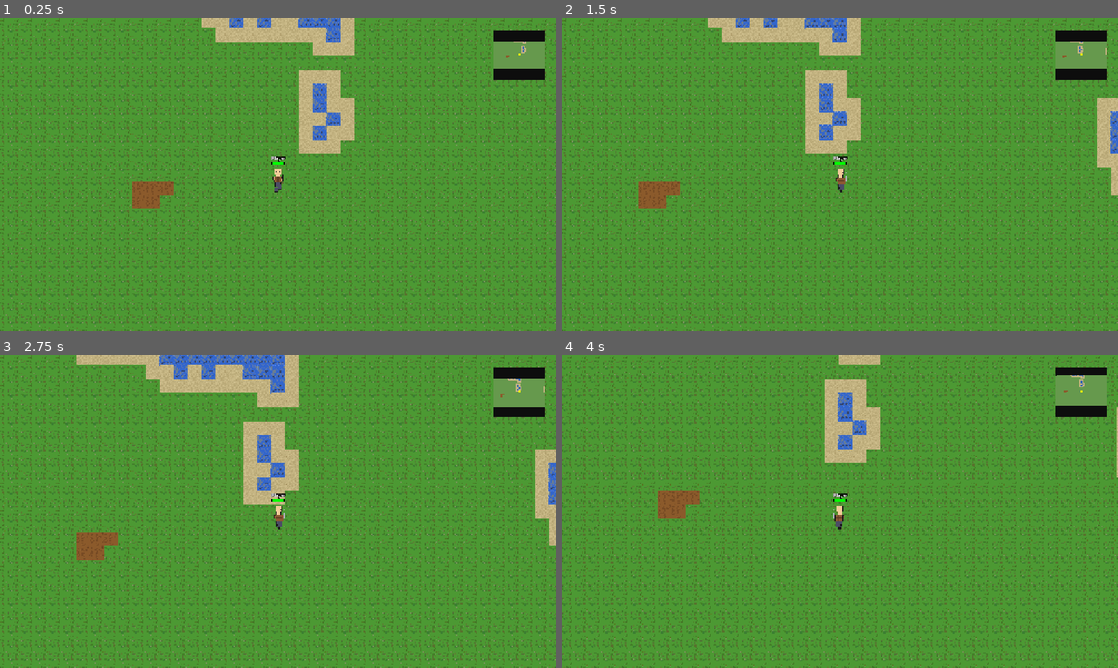
Above: before the commit, frames 1-4 (two rows, left to right).
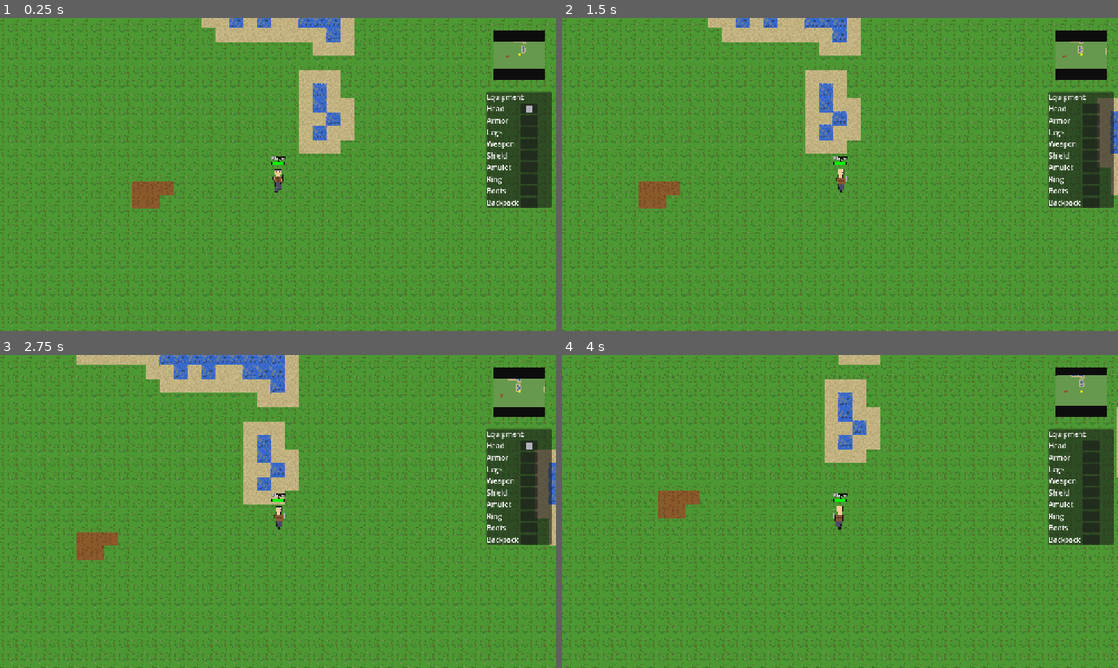
Above: after the commit, the same moments.

Repository: mattzanco/Trithia
Game: Godot game, scene res://scenes/main.tscn
Same seed, same stepped clock (60 frames per second), same inputs: the game is played once before the commit and once after it.
Inputs (mouse positions are in pixels of both pictures, inside the frame that each line leads up to):
- Up to frame 1 (0.25 s): no input
- Up to frame 2 (1.5 s): tap Enter at 0.5 s; move the mouse to (962, 158) at 0.52 s; hold D (move_right) 0.53-1.25 s; tap H at 0.6 s; click (962, 158) at 0.67 s; drag from (728, 190) to (812, 237) at 1.27 s
- Up to frame 3 (2.75 s): move the mouse to (333, 442) at 2.02 s; hold D (move_right) from 2.03 s (still down); hold Ctrl from 2.03 s (still down); click (333, 442) at 2.17 s; tap H at 2.3 s
- Up to frame 4 (4 s): release D (move_right) at 2.75 s; release Ctrl at 2.75 s; drag from (812, 574) to (673, 464) at 2.77 s; move the mouse to (1006, 558) at 3.52 s; hold A (move_left) from 3.53 s (still down); tap H at 3.6 s; click (1006, 558) at 3.67 s

The runs differ from the first frame. In frame 1, 4.4% of the frame differs, in the area x 49-100%, y 23-61%; in frame 2, 4.4%; in frame 3, 4.4%; in frame 4, 4.4%.

Commit message:
Add equipment UI and draggable helmet

Diff:
--- /dev/null
+++ b/scenes/ui/equipment_menu.tscn
@@ -0,0 +1,89 @@
+[gd_scene load_steps=2 format=3]
+
+[ext_resource type="Script" path="res://scripts/equipment_menu.gd" id="1_equipment_menu"]
+
+[node name="EquipmentMenu" type="Control"]
+custom_minimum_size = Vector2(150, 180)
+script = ExtResource("1_equipment_menu")
+
+[node name="Panel" type="PanelContainer" parent="."]
+anchors_preset = 15
+anchor_left = 0.0
+anchor_top = 0.0
+anchor_right = 1.0
+anchor_bottom = 1.0
+offset_left = 0.0
+offset_top = 0.0
+offset_right = 0.0
+offset_bottom = 0.0
+
+[node name="VBox" type="VBoxContainer" parent="Panel"]
+anchors_preset = 15
+anchor_left = 0.0
+anchor_top = 0.0
+anchor_right = 1.0
+anchor_bottom = 1.0
+offset_left = 6.0
+offset_top = 6.0
+offset_right = -6.0
+offset_bottom = -6.0
+
+[node name="Title" type="Label" parent="Panel/VBox"]
+text = "Equipment"
+
+[node name="Slots" type="GridContainer" parent="Panel/VBox"]
+columns = 2
+
+[node name="HeadLabel" type="Label" parent="Panel/VBox/Slots"]
+text = "Head"
+
+[node name="HeadSlot" type="Panel" parent="Panel/VBox/Slots"]
+custom_minimum_size = Vector2(40, 18)
+
+[node name="ArmorLabel" type="Label" parent="Panel/VBox/Slots"]
+text = "Armor"
+
+[node name="ArmorSlot" type="Panel" parent="Panel/VBox/Slots"]
+custom_minimum_size = Vector2(40, 18)
+
+[node name="LegsLabel" type="Label" parent="Panel/VBox/Slots"]
+text = "Legs"
+
+[node name="LegsSlot" type="Panel" parent="Panel/VBox/Slots"]
+custom_minimum_size = Vector2(40, 18)
+
+[node name="WeaponLabel" type="Label" parent="Panel/VBox/Slots"]
+text = "Weapon"
+
+[node name="WeaponSlot" type="Panel" parent="Panel/VBox/Slots"]
+custom_minimum_size = Vector2(40, 18)
+
+[node name="ShieldLabel" type="Label" parent="Panel/VBox/Slots"]
+text = "Shield"
+
+[node name="ShieldSlot" type="Panel" parent="Panel/VBox/Slots"]
+custom_minimum_size = Vector2(40, 18)
+
+[node name="AmuletLabel" type="Label" parent="Panel/VBox/Slots"]
+text = "Amulet"
+
+[node name="AmuletSlot" type="Panel" parent="Panel/VBox/Slots"]
+custom_minimum_size = Vector2(40, 18)
+
+[node name="RingLabel" type="Label" parent="Panel/VBox/Slots"]
+text = "Ring"
+
+[node name="RingSlot" type="Panel" parent="Panel/VBox/Slots"]
+custom_minimum_size = Vector2(40, 18)
+
+[node name="BootsLabel" type="Label" parent="Panel/VBox/Slots"]
+text = "Boots"
+
+[node name="BootsSlot" type="Panel" parent="Panel/VBox/Slots"]
+custom_minimum_size = Vector2(40, 18)
+
+[node name="BackpackLabel" type="Label" parent="Panel/VBox/Slots"]
+text = "Backpack"
+
+[node name="BackpackSlot" type="Panel" parent="Panel/VBox/Slots"]
+custom_minimum_size = Vector2(40, 18)
--- a/scenes/ui/mini_map.tscn
+++ b/scenes/ui/mini_map.tscn
@@ -1,6 +1,7 @@
-[gd_scene load_steps=2 format=3 uid="uid://b5vqy8r3nxc8q"]
+[gd_scene load_steps=3 format=3 uid="uid://b5vqy8r3nxc8q"]
 
 [ext_resource type="Script" path="res://scripts/mini_map.gd" id="1_x8v7m"]
+[ext_resource type="PackedScene" path="res://scenes/ui/equipment_menu.tscn" id="2_equipment"]
 
 [node name="MiniMapLayer" type="CanvasLayer"]
 layer = 100
@@ -19,3 +20,16 @@
 offset_bottom = 160.0
 grow_horizontal = 0
 script = ExtResource("1_x8v7m")
+
+[node name="EquipmentMenu" parent="." instance=ExtResource("2_equipment")]
+layout_mode = 1
+anchors_preset = 1
+anchor_left = 1.0
+anchor_top = 0.0
+anchor_right = 1.0
+anchor_bottom = 0.0
+offset_left = -160.0
+offset_top = 170.0
+offset_right = -10.0
+offset_bottom = 350.0
+grow_horizontal = 0
--- a/scripts/dead_body.gd
+++ b/scripts/dead_body.gd
@@ -1,116 +1,11 @@
-extends Area2D
+extends "res://scripts/draggable_item.gd"
 
 # Visual representation of a dead orc
 
-const TILE_SIZE = 32
-
-var is_dragging = false
-var drag_offset = Vector2.ZERO
-var original_position = Vector2.ZERO
-var world = null
-var player = null
-
 func _ready():
-	input_pickable = true
-	world = get_world_node()
-	player = get_player_node()
-	ensure_collision_shape()
-	set_process_input(true)
+	super._ready()
 	# Make sure the body is drawn when added to the scene
 	queue_redraw()
-
-func _input(event):
-	handle_drag_input(event)
-
-func get_world_node() -> Node:
-	var parent = get_parent()
-	if parent:
-		if parent.name == "World":
-			return parent
-		var world_node = parent.get_node_or_null("World")
-		if world_node:
-			return world_node
-	return get_tree().get_root().find_child("World", true, false)
-
-func get_player_node() -> Node:
-	var parent = get_parent()
-	if parent:
-		var player_node = parent.get_node_or_null("Player")
-		if player_node:
-			return player_node
-	return get_tree().get_root().find_child("Player", true, false)
-
-func ensure_collision_shape():
-	if get_node_or_null("CollisionShape2D"):
-		return
-	var collision = CollisionShape2D.new()
-	var shape = RectangleShape2D.new()
-	shape.size = Vector2(32, 32)
-	collision.shape = shape
-	collision.position = Vector2(0, 16)
-	add_child(collision)
-
-func _input_event(_viewport, event, _shape_idx):
-	handle_drag_input(event)
-
-func _unhandled_input(event):
-	# Fallback in case Area2D input events aren't firing
-	handle_drag_input(event)
-
-func handle_drag_input(event):
-	if event is InputEventMouseButton and event.button_index == MOUSE_BUTTON_LEFT:
-		var mouse_pos = get_global_mouse_position()
-		if event.pressed:
-			if get_pick_rect().has_point(mouse_pos) and can_player_drag():
-				is_dragging = true
-				original_position = global_position
-				drag_offset = global_position - mouse_pos
-				get_viewport().set_input_as_handled()
-		else:
-			if is_dragging:
-				is_dragging = false
-				finish_drop()
-				get_viewport().set_input_as_handled()
-	elif event is InputEventMouseMotion and is_dragging:
-		var mouse_pos = get_global_mouse_position()
-		global_position = mouse_pos + drag_offset
-		get_viewport().set_input_as_handled()
-
-func get_pick_rect() -> Rect2:
-	# Approximate clickable area based on the drawn body
-	return Rect2(global_position + Vector2(-16, 0), Vector2(32, 32))
-
-func can_player_drag() -> bool:
-	if player == null:
-		player = get_player_node()
-	if player == null:
-		return false
-	var player_tile = get_tile_coords(player.global_position)
-	var body_tile = get_tile_coords(global_position)
-	var dx = abs(player_tile.x - body_tile.x)
-	var dy = abs(player_tile.y - body_tile.y)
-	# Must be adjacent (including diagonals), not the same tile
-	return (dx <= 1 and dy <= 1) and not (dx == 0 and dy == 0)
-
-func get_tile_coords(world_position: Vector2) -> Vector2i:
-	return Vector2i(int(floor(world_position.x / TILE_SIZE)), int(floor(world_position.y / TILE_SIZE)))
-
-func finish_drop():
-	var snapped_position = snap_to_tile_center(global_position)
-	if is_drop_valid(snapped_position):
-		global_position = snapped_position
-	else:
-		global_position = original_position
-
-func snap_to_tile_center(world_position: Vector2) -> Vector2:
-	var tile_x = round(world_position.x / TILE_SIZE)
-	var tile_y = round(world_position.y / TILE_SIZE)
-	return Vector2(tile_x * TILE_SIZE + TILE_SIZE / 2, tile_y * TILE_SIZE + TILE_SIZE / 2)
-
-func is_drop_valid(world_position: Vector2) -> bool:
-	if world and world.has_method("is_walkable"):
-		return world.is_walkable(world_position)
-	return true
 
 func _draw():
 	# Draw a dead orc lying sideways (pale green) centered in tile
--- /dev/null
+++ b/scripts/draggable_item.gd
@@ -0,0 +1,115 @@
+extends Area2D
+class_name DraggableItem
+
+const TILE_SIZE = 32
+
+@export var requires_adjacent = true
+@export var allow_diagonal_adjacent = true
+@export var pick_rect_size = Vector2(32, 32)
+@export var pick_rect_offset = Vector2(-16, 0)
+
+var is_dragging = false
+var drag_offset = Vector2.ZERO
+var original_position = Vector2.ZERO
+var world = null
+var player = null
+
+func _ready():
+	input_pickable = true
+	world = get_world_node()
+	player = get_player_node()
+	ensure_collision_shape()
+	set_process_input(true)
+
+func _input(event):
+	handle_drag_input(event)
+
+func _unhandled_input(event):
+	# Fallback in case Area2D input events aren't firing
+	handle_drag_input(event)
+
+func handle_drag_input(event):
+	if event is InputEventMouseButton and event.button_index == MOUSE_BUTTON_LEFT:
+		var mouse_pos = get_global_mouse_position()
+		if event.pressed:
+			if get_pick_rect().has_point(mouse_pos) and can_player_drag():
+				is_dragging = true
+				original_position = global_position
+				drag_offset = global_position - mouse_pos
+				get_viewport().set_input_as_handled()
+		else:
+			if is_dragging:
+				is_dragging = false
+				finish_drop()
+				get_viewport().set_input_as_handled()
+	elif event is InputEventMouseMotion and is_dragging:
+		var mouse_pos = get_global_mouse_position()
+		global_position = mouse_pos + drag_offset
+		get_viewport().set_input_as_handled()
+
+func finish_drop():
+	var snapped_position = snap_to_tile_center(global_position)
+	if is_drop_valid(snapped_position):
+		global_position = snapped_position
+	else:
+		global_position = original_position
+
+func snap_to_tile_center(world_position: Vector2) -> Vector2:
+	var tile_x = round(world_position.x / TILE_SIZE)
+	var tile_y = round(world_position.y / TILE_SIZE)
+	return Vector2(tile_x * TILE_SIZE + TILE_SIZE / 2, tile_y * TILE_SIZE + TILE_SIZE / 2)
+
+func is_drop_valid(world_position: Vector2) -> bool:
+	if world and world.has_method("is_walkable"):
+		return world.is_walkable(world_position)
+	return true
+
+func get_pick_rect() -> Rect2:
+	# Approximate clickable area based on the drawn item
+	return Rect2(global_position + pick_rect_offset, pick_rect_size)
+
+func can_player_drag() -> bool:
+	if not requires_adjacent:
+		return true
+	if player == null:
+		player = get_player_node()
+	if player == null:
+		return false
+	var player_tile = get_tile_coords(player.global_position)
+	var item_tile = get_tile_coords(global_position)
+	var dx = abs(player_tile.x - item_tile.x)
+	var dy = abs(player_tile.y - item_tile.y)
+	if allow_diagonal_adjacent:
+		return (dx <= 1 and dy <= 1) and not (dx == 0 and dy == 0)
+	return (dx + dy) == 1
+
+func get_tile_coords(world_position: Vector2) -> Vector2i:
+	return Vector2i(int(floor(world_position.x / TILE_SIZE)), int(floor(world_position.y / TILE_SIZE)))
+
+func ensure_collision_shape():
+	var collision = get_node_or_null("CollisionShape2D")
+	if collision == null:
+		collision = CollisionShape2D.new()
+		add_child(collision)
+	var shape = RectangleShape2D.new()
+	shape.size = pick_rect_size
+	collision.shape = shape
+	collision.position = pick_rect_offset + pick_rect_size / 2.0
+
+func get_world_node() -> Node:
+	var parent = get_parent()
+	if parent:
+		if parent.name == "World":
+			return parent
+		var world_node = parent.get_node_or_null("World")
+		if world_node:
+			return world_node
+	return get_tree().get_root().find_child("World", true, false)
+
+func get_player_node() -> Node:
+	var parent = get_parent()
+	if parent:
+		var player_node = parent.get_node_or_null("Player")
+		if player_node:
+			return player_node
+	return get_tree().get_root().find_child("Player", true, false)
--- /dev/null
+++ b/scripts/equipment_menu.gd
@@ -0,0 +1,170 @@
+extends Control
+
+const TILE_SIZE = 32
+
+@export var helmet_color := Color(0.7, 0.7, 0.75)
+
+var player = null
+var head_slot: Control
+var helmet_icon: ColorRect
+
+var is_dragging = false
+var drag_offset = Vector2.ZERO
+var helmet_world_item = null
+
+func _ready():
+	player = get_player_node()
+	head_slot = $Panel/VBox/Slots/HeadSlot
+	ensure_helmet_icon()
+	set_process_input(true)
+	set_process(true)
+	update_helmet_visual()
+
+func _process(_delta):
+	# Keep UI in sync when not dragging
+	if not is_dragging:
+		update_helmet_visual()
+
+func _input(event):
+	if event is InputEventMouseButton and event.button_index == MOUSE_BUTTON_LEFT:
+		if event.pressed:
+			if is_mouse_on_helmet_icon() or is_mouse_on_head_slot():
+				if is_helmet_equipped():
+					start_drag(event.global_position)
+					get_viewport().set_input_as_handled()
+		else:
+			if is_dragging:
+				finish_drag(event.global_position)
+				get_viewport().set_input_as_handled()
+	elif event is InputEventMouseMotion and is_dragging:
+		move_icon(event.global_position)
+		get_viewport().set_input_as_handled()
+
+func ensure_helmet_icon():
+	if helmet_icon != null:
+		return
+	helmet_icon = ColorRect.new()
+	helmet_icon.color = helmet_color
+	helmet_icon.size = Vector2(16, 16)
+	helmet_icon.mouse_filter = Control.MOUSE_FILTER_IGNORE
+	add_child(helmet_icon)
+
+func update_helmet_visual():
+	if helmet_icon == null:
+		return
+	if is_helmet_equipped():
+		helmet_icon.visible = true
+		position_icon_in_slot()
+	else:
+		helmet_icon.visible = false
+
+func position_icon_in_slot():
+	var slot_rect = get_head_slot_rect()
+	var icon_pos = slot_rect.position + (slot_rect.size - helmet_icon.size) / 2.0
+	helmet_icon.global_position = icon_pos
+
+func start_drag(mouse_pos: Vector2):
+	is_dragging = true
+	drag_offset = helmet_icon.global_position - mouse_pos
+
+func move_icon(mouse_pos: Vector2):
+	helmet_icon.global_position = mouse_pos + drag_offset
+
+func finish_drag(mouse_pos: Vector2):
+	is_dragging = false
+	if is_point_in_rect(mouse_pos, get_head_slot_rect()):
+		set_helmet_equipped(true)
+		position_icon_in_slot()
+	else:
+		set_helmet_equipped(false)
+		spawn_helmet_in_world_at(mouse_pos)
+
+func is_helmet_equipped() -> bool:
+	return player != null and player.has_helmet
+
+func set_helmet_equipped(equipped: bool):
+	if player and player.has_method("set_helmet_equipped"):
+		player.set_helmet_equipped(equipped)
+	if equipped:
+		remove_world_helmet()
+	update_helmet_visual()
+
+func is_mouse_on_head_slot() -> bool:
+	return is_point_in_rect(get_global_mouse_position(), get_head_slot_rect())
+
+func is_mouse_on_helmet_icon() -> bool:
+	if helmet_icon == null or not helmet_icon.visible:
+		return false
+	var rect = Rect2(helmet_icon.global_position, helmet_icon.size)
+	return rect.has_point(get_global_mouse_position())
+
+func get_head_slot_rect() -> Rect2:
+	return Rect2(head_slot.global_position, head_slot.size)
+
+func is_point_in_rect(point: Vector2, rect: Rect2) -> bool:
+	return rect.has_point(point)
+
+func get_player_node() -> Node:
+	var root = get_tree().root.get_child(get_tree().root.get_child_count() - 1)
+	return root.find_child("Player", true, false)
+
+func get_world_node() -> Node:
+	var root = get_tree().root.get_child(get_tree().root.get_child_count() - 1)
+	return root.find_child("World", true, false)
+
+func spawn_helmet_in_world_at(screen_pos: Vector2):
+	if helmet_world_item != null:
+		return
+	if player == null:
+		player = get_player_node()
+	if player == null:
+		return
+	var world = get_world_node()
+	if world == null:
+		return
+	var helmet_item = Area2D.new()
+	helmet_item_setup(helmet_item)
+	# Place at mouse drop tile in world space
+	var world_pos = screen_to_world_position(screen_pos)
+	var snapped = snap_to_tile_center(world_pos)
+	helmet_item.position = snapped
+	helmet_item.z_index = 0
+	world.add_child(helmet_item)
+	helmet_world_item = helmet_item
+	helmet_item.tree_exited.connect(func():
+		if helmet_world_item == helmet_item:
+			helmet_world_item = null
+	)
+
+func snap_to_tile_center(world_position: Vector2) -> Vector2:
+	var tile_x = round(world_position.x / TILE_SIZE)
+	var tile_y = round(world_position.y / TILE_SIZE)
+	return Vector2(tile_x * TILE_SIZE + TILE_SIZE / 2, tile_y * TILE_SIZE + TILE_SIZE / 2)
+
+func screen_to_world_position(screen_pos: Vector2) -> Vector2:
+	var viewport = get_viewport()
+	if viewport == null:
+		return screen_pos
+	var camera = viewport.get_camera_2d()
+	if camera and camera.has_method("screen_to_world"):
+		return camera.screen_to_world(screen_pos)
+	# Fallback for CanvasLayer/UI transforms
+	var canvas_transform = viewport.get_canvas_transform()
+	return canvas_transform.affine_inverse() * screen_pos
+
+func helmet_item_setup(helmet_item: Area2D):
+	var helmet_script = load("res://scripts/helmet_item.gd")
+	helmet_item.set_script(helmet_script)
+
+func remove_world_helmet():
+	if helmet_world_item != null:
+		helmet_world_item.queue_free()
+		helmet_world_item = null
+
+func try_equip_helmet_from_world(item: Node) -> bool:
+	if not is_point_in_rect(get_global_mouse_position(), get_head_slot_rect()):
+		return false
+	set_helmet_equipped(true)
+	if item:
+		item.queue_free()
+	return true
--- /dev/null
+++ b/scripts/helmet_item.gd
@@ -0,0 +1,35 @@
+extends "res://scripts/draggable_item.gd"
+
+signal dropped_on_slot(item)
+
+# World helmet item
+
+func _ready():
+	super._ready()
+	queue_redraw()
+	# Allow equip without adjacency when dragging onto UI
+	requires_adjacent = true
+
+func _draw():
+	# Simple helmet icon (metal gray)
+	var metal = Color(0.7, 0.7, 0.75)
+	var outline = Color(0.1, 0.1, 0.1)
+	# Dome
+	draw_rect(Rect2(6, 4, 20, 10), metal)
+	draw_rect(Rect2(6, 4, 20, 10), outline, false, 1.0)
+	# Rim
+	draw_rect(Rect2(6, 12, 20, 4), metal)
+	draw_rect(Rect2(6, 12, 20, 4), outline, false, 1.0)
+
+func finish_drop():
+	if try_equip_in_ui():
+		return
+	super.finish_drop()
+
+func try_equip_in_ui() -> bool:
+	var equip_menu = get_tree().get_root().find_child("EquipmentMenu", true, false)
+	if equip_menu == null:
+		return false
+	if equip_menu.has_method("try_equip_helmet_from_world"):
+		return equip_menu.try_equip_helmet_from_world(self)
+	return false
--- a/scripts/player.gd
+++ b/scripts/player.gd
@@ -13,6 +13,9 @@
 var current_direction = Vector2.DOWN  # Track current facing direction
 var last_input_direction = Vector2.ZERO  # Track previous frame's input direction
 var last_path_direction = Vector2.ZERO  # Track previous pathfinding step's direction
+
+@export var start_with_helmet = true
+var has_helmet = true
 
 # Health system
 var max_health = 100
@@ -35,6 +38,7 @@
 var attack_timer = 0.0  # Current attack cooldown timer
 
 func _ready():
+	has_helmet = start_with_helmet
 	# Create animated sprite with walking animations
 	create_player_animations()
 
@@ -168,6 +172,15 @@
 	for x in range(8, 24):
 		img.set_pixel(x, 11, outline)
 		img.set_pixel(x, 24, outline)
+
+	# Helmet (if equipped)
+	if has_helmet:
+		for y in range(12, 16):
+			for x in range(9, 23):
+				img.set_pixel(x, y, metal)
+		# Helmet rim
+		for x in range(9, 23):
+			img.set_pixel(x, 12, outline)
 
 	# Eyes (rows 16-18)
 	for y in range(16, 19):
@@ -336,6 +349,15 @@
 	for x in range(8, 24):
 		img.set_pixel(x, 11, outline)
 		img.set_pixel(x, 24, outline)
+
+	# Helmet (if equipped)
+	if has_helmet:
+		for y in range(12, 16):
+			for x in range(9, 23):
+				img.set_pixel(x, y, metal)
+		# Helmet rim
+		for x in range(9, 23):
+			img.set_pixel(x, 12, outline)
 
 	# Neck - rows 24-27
 	for y in range(24, 28):  # Extended to fill gap
@@ -992,6 +1014,19 @@
 			img.set_pixel(x, 11, outline)
 			img.set_pixel(x, 24, outline)
 
+	# Helmet (if equipped)
+	if has_helmet:
+		for y in range(12, 16):
+			for dx in range(14):
+				var xh = base_x + (dx - 6) * dir
+				if xh >= 0 and xh < 32:
+					img.set_pixel(xh, y, metal)
+		# Helmet rim
+		for dx in range(14):
+			var xr = base_x + (dx - 6) * dir
+			if xr >= 0 and xr < 32:
+				img.set_pixel(xr, 12, outline)
+
 	# Eye - rows 18-21
 	var eye_x = base_x + 6 * dir
 	if eye_x >= 0 and eye_x < 32:
@@ -1196,6 +1231,25 @@
 			var click_position = get_global_mouse_position()
 			handle_target_click(click_position)
 			get_viewport().set_input_as_handled()
+	elif event is InputEventKey and event.pressed and not event.echo:
+		# Toggle helmet with H
+		if event.keycode == KEY_H:
+			set_helmet_equipped(not has_helmet)
+			get_viewport().set_input_as_handled()
+
+func set_helmet_equipped(equipped: bool):
+	has_helmet = equipped
+	# Rebuild animations to reflect appearance
+	create_player_animations()
+	# Resume current idle direction
+	if current_direction == Vector2.UP:
+		animated_sprite.play("idle_up")
+	elif current_direction == Vector2.LEFT:
+		animated_sprite.play("idle_left")
+	elif current_direction == Vector2.RIGHT:
+		animated_sprite.play("idle_right")
+	else:
+		animated_sprite.play("idle_down")
 
 func handle_target_click(click_position: Vector2):
 	# Convert click position to tile center
